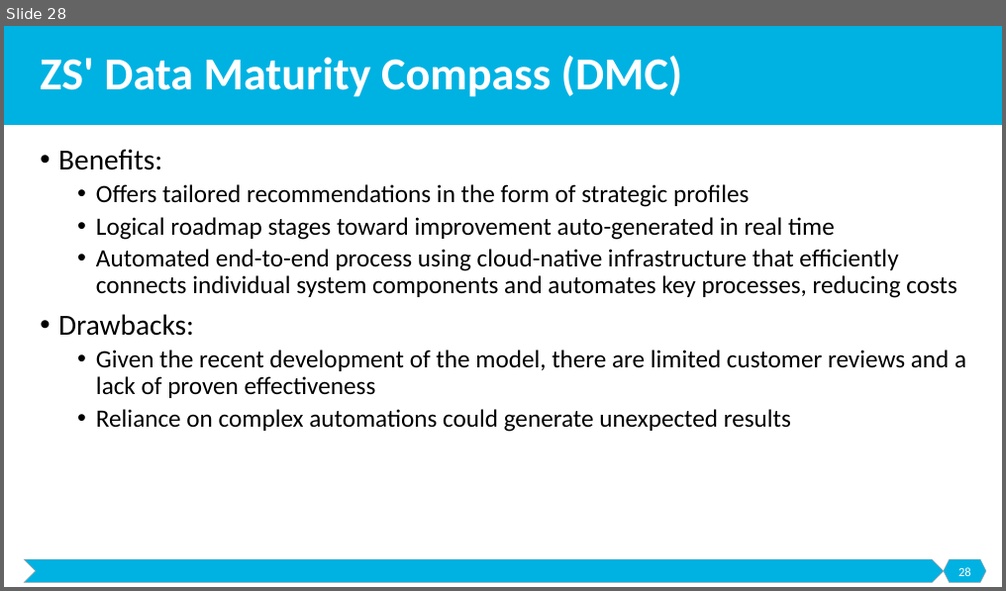
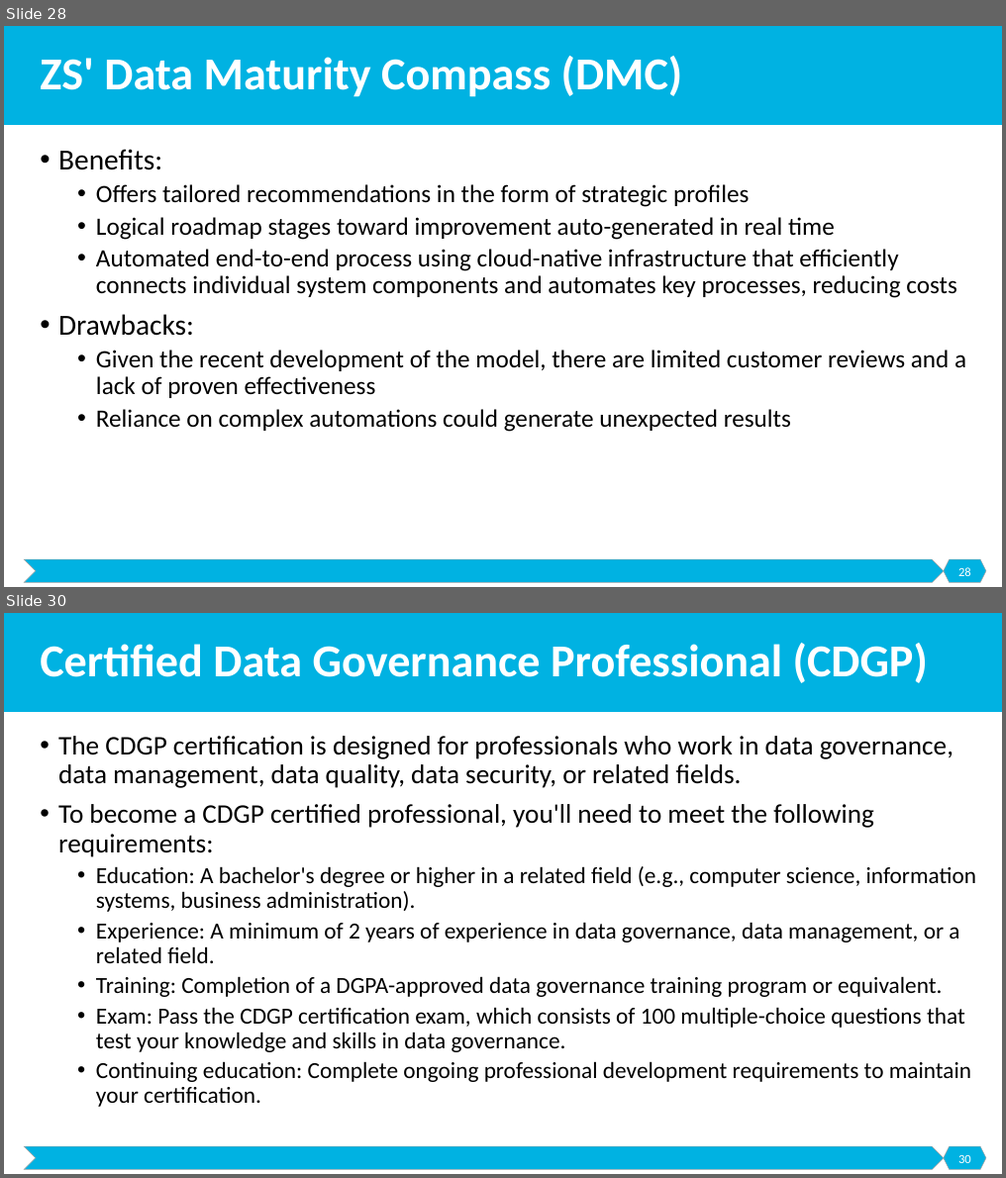
Before and after one commit to malenezi/malenezi, a slide deck: IS466/Lectures/8-Maturity/Maturity Models.pptx. Shown one above the other, each under a label of ours: slide 28 before the commit, slides 28 and 30 after it; the slides between them are not shown. The pictures are 1006x591 and 1006x1178 pixels, drawn with LibreOffice and Linux fonts; fonts in the diff are those of the drawing. Boxes give left, top, right and bottom in pixels: in the first picture for what was removed or moved away, otherwise in the second. Text is boxed around its words. In the diff, an @@ line names an element or a change of style, - is before the commit and + after.

```diff
--- a/IS466/Lectures/8-Maturity/Maturity Models.pptx
+++ b/IS466/Lectures/8-Maturity/Maturity Models.pptx
@@ slide 30 added at box(4, 613, 1002, 1174), background #FFFFFF; not listed: 3 template elements that a slide beside it also shows @@
@@ title added at box(40, 643, 928, 683), 44 pt, text #FFFFFF, bold @@
+Certified Data Governance Professional (CDGP)
@@ text added at box(58, 736, 976, 1107), 22.2 pt, text #000000 @@
+• The CDGP certification is designed for professionals who work in data governance, data management, data quality, data security, or related fields.
+• To become a CDGP certified professional, you'll need to meet the following requirements:
+  • Education: A bachelor's degree or higher in a related field (e.g., computer science, information systems, business administration).
+  • Experience: A minimum of 2 years of experience in data governance, data management, or a related field.
+  • Training: Completion of a DGPA-approved data governance training program or equivalent.
+  • Exam: Pass the CDGP certification exam, which consists of 100 multiple-choice questions that test your knowledge and skills in data governance.
+  • Continuing education: Complete ongoing professional development requirements to maintain your certification.
@@ page number added at box(958, 1156, 971, 1163), 12 pt, text #FFFFFF @@
+30
```
Also in this commit, not shown: 5 other slides added, 2 other files.
